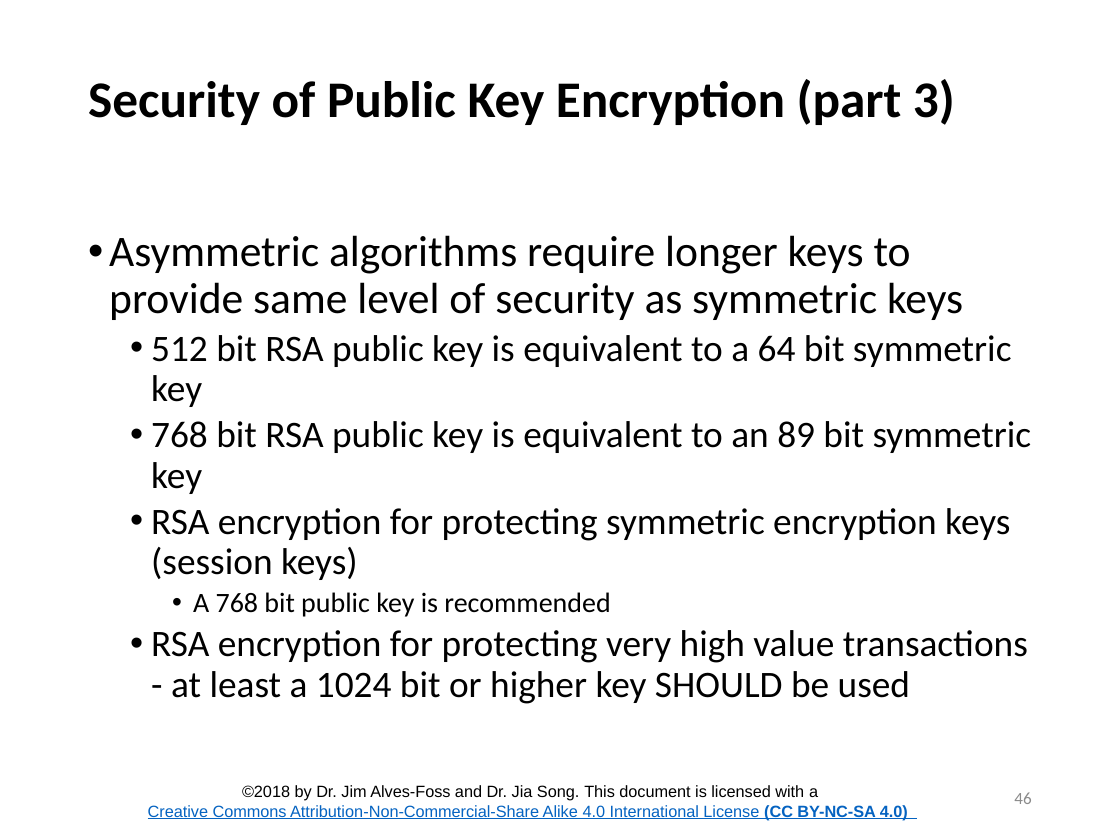
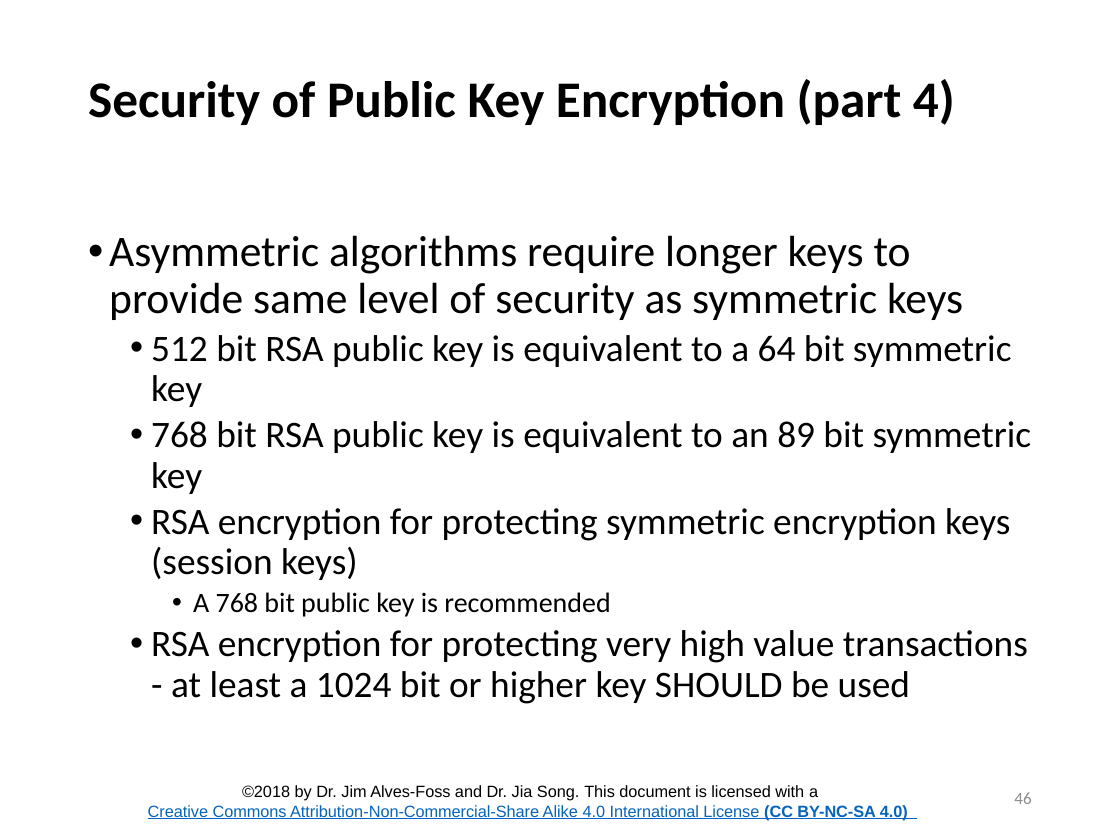
Before and after one commit to CenterForSecureAndDependableSystems/Teaching-Materials, a slide deck: slide 46 of Network-Security/Module_2 Cryptography/Lesson_3_Crypto_Asymmetric.pptx. Drawn at 1120x840 pixels with LibreOffice and Linux fonts; fonts in the diff are those of the drawing; background and template pictures are left out. Boxes give left, top, right and bottom in pixels: in the first picture for what was removed or moved away, otherwise in the second. Text is boxed around its words. In the diff, an @@ line names an element or a change of style, - is before the commit and + after.

```diff
--- a/Network-Security/Module_2 Cryptography/Lesson_3_Crypto_Asymmetric.pptx
+++ b/Network-Security/Module_2 Cryptography/Lesson_3_Crypto_Asymmetric.pptx
@@ title at <box>88,79,955,125</box>: text changed @@
-Security of Public Key Encryption (part 3)
+Security of Public Key Encryption (part 4)
```
Also in this commit, not shown: 3 other slides changed, 4 other files.
